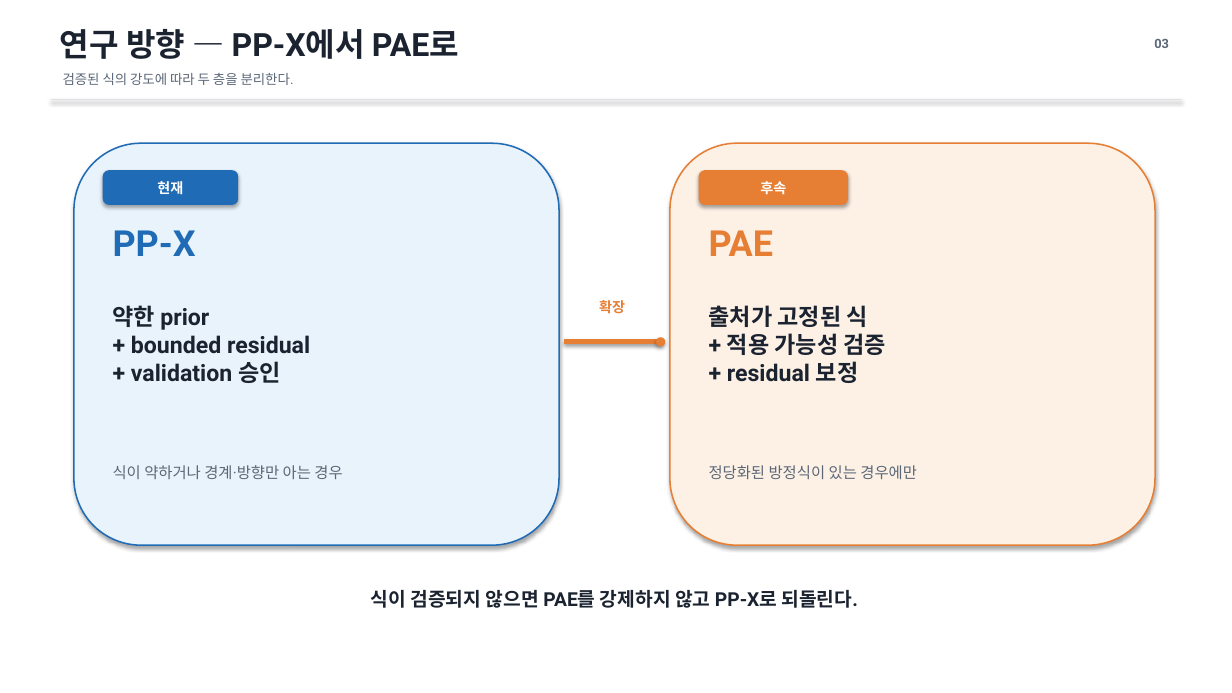
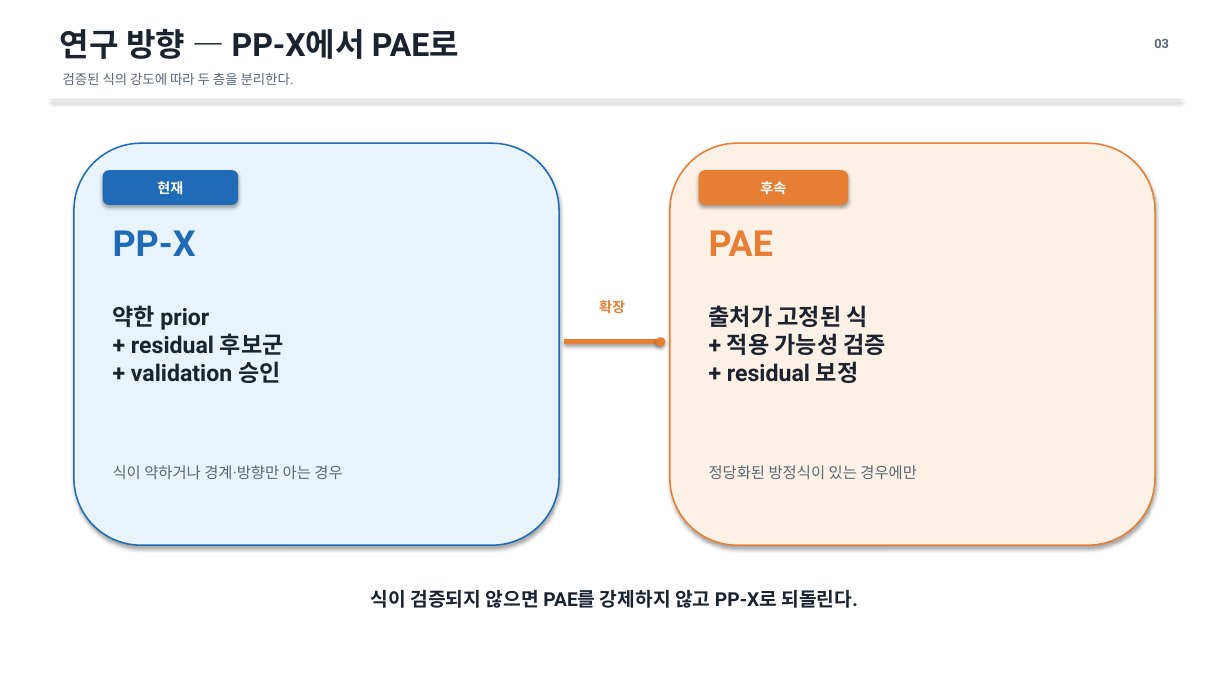
Before and after one commit to amumujs-create/pp-extrapolation, a slide deck: slide 3 of ppt/PP-X_Final_Visual_Talk_20min.pptx. Drawn at 1232x693 pixels with LibreOffice and Linux fonts; fonts in the diff are those of the drawing. Boxes give left, top, right and bottom in pixels: in the first picture for what was removed or moved away, otherwise in the second. Text is boxed around its words. In the diff, an @@ line names an element or a change of style, - is before the commit and + after.

```diff
--- a/ppt/PP-X_Final_Visual_Talk_20min.pptx
+++ b/ppt/PP-X_Final_Visual_Talk_20min.pptx
@@ text at (113, 305, 284, 383): text changed @@
-약한 prior
-+ bounded residual
-+ validation 승인
+약한 prior
++ residual 후보군
++ validation 승인
```
Also in this commit, not shown: 1 other slide changed, 4 other files.
